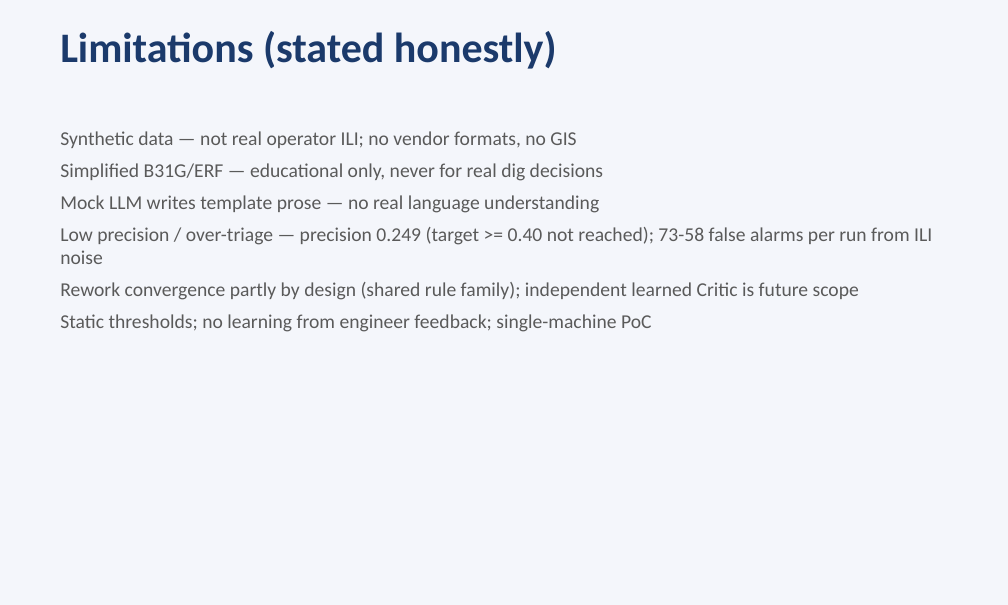
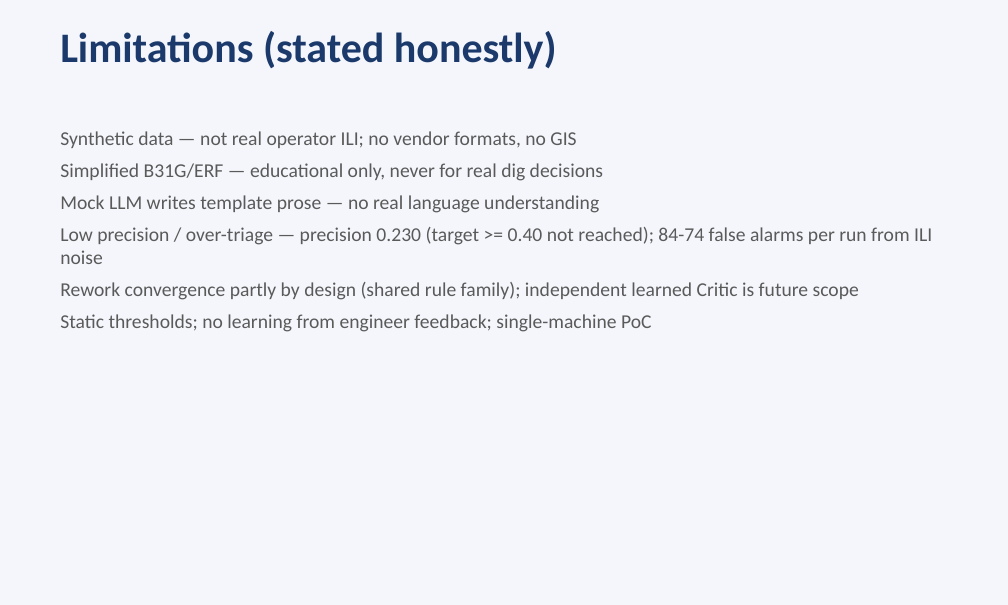
Before and after one commit to DeltaN04/Pipeline-Corrosion-Guard, a slide deck: slide 11 of presentation.pptx. Drawn at 1008x605 pixels with LibreOffice and Linux fonts; fonts in the diff are those of the drawing. Boxes give left, top, right and bottom in pixels: in the first picture for what was removed or moved away, otherwise in the second. Text is boxed around its words. In the diff, an @@ line names an element or a change of style, - is before the commit and + after.

Commit message:
Honor critic, add critic_screen row, extended metrics, noise experiment
1. n_finalize: final_class = more severe of (post-rework executor, critic_screen)
   for every anomaly; resolved items keep converged reason, never below screen.
   Added tests/test_honor_critic.py asserting the invariant on full runs.
2. New 'critic_screen' metrics row in _metrics, run_eval.py, metrics.json,
   REPORT.md, README.md, build_ppt.py, and the UI (now 5 columns).
3. Extended metrics per system/seed: IMMEDIATE-only recall/precision, exact-class
   accuracy, within-one-class accuracy, over/under-triage counts, and false-alarm
   adjacency classification (adjacent vs two-plus classes off).
4. Noise experiment in run_eval.py: zero-noise re-runs raise precision only
   +0.002..+0.008 (mean +0.005) -> measurement noise is NOT the primary cause
   of false alarms; they are genuinely ambiguous shallow/context-flagged
   anomalies. Root-cause wording corrected in all docs.
5. Reverted over-triage thresholds (depth 40->60, ctx 50->60): they cut seed-42
   recall 0.767->0.667 with negligible precision gain (0.213->0.215), so they
   were rolled back on the tuning seed only; confirmed on held-out 7/99.
6. Cleaned outputs/ (kept .gitkeep).
7. Regenerated REPORT.md and presentation.pptx from docs/metrics.json;
   Critic contribution described truthfully (recall floor; rework adds nothing
   beyond the screen due to shared rule family).
Also fixed executor_after_rework/_initial metrics-key collision with the UI by
renaming raw ablation maps to *_map in metrics.json.

```diff
--- a/presentation.pptx
+++ b/presentation.pptx
@@ text at <box>60,227,932,264</box>: text changed @@
-Low precision / over-triage — precision 0.249 (target >= 0.40 not reached); 73-58 false alarms per run from ILI noise
+Low precision / over-triage — precision 0.230 (target >= 0.40 not reached); 84-74 false alarms per run from ILI noise
```
Also in this commit, not shown: 3 other slides changed, 10 other files.
